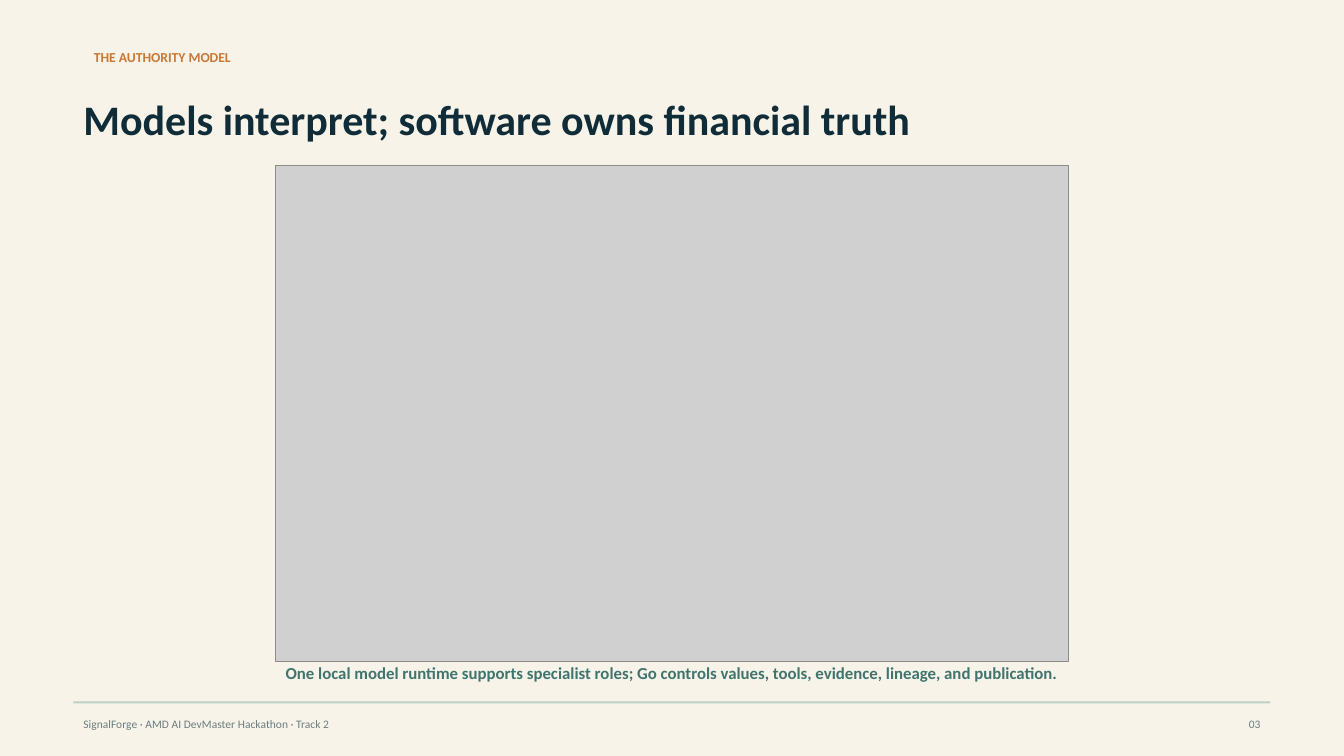
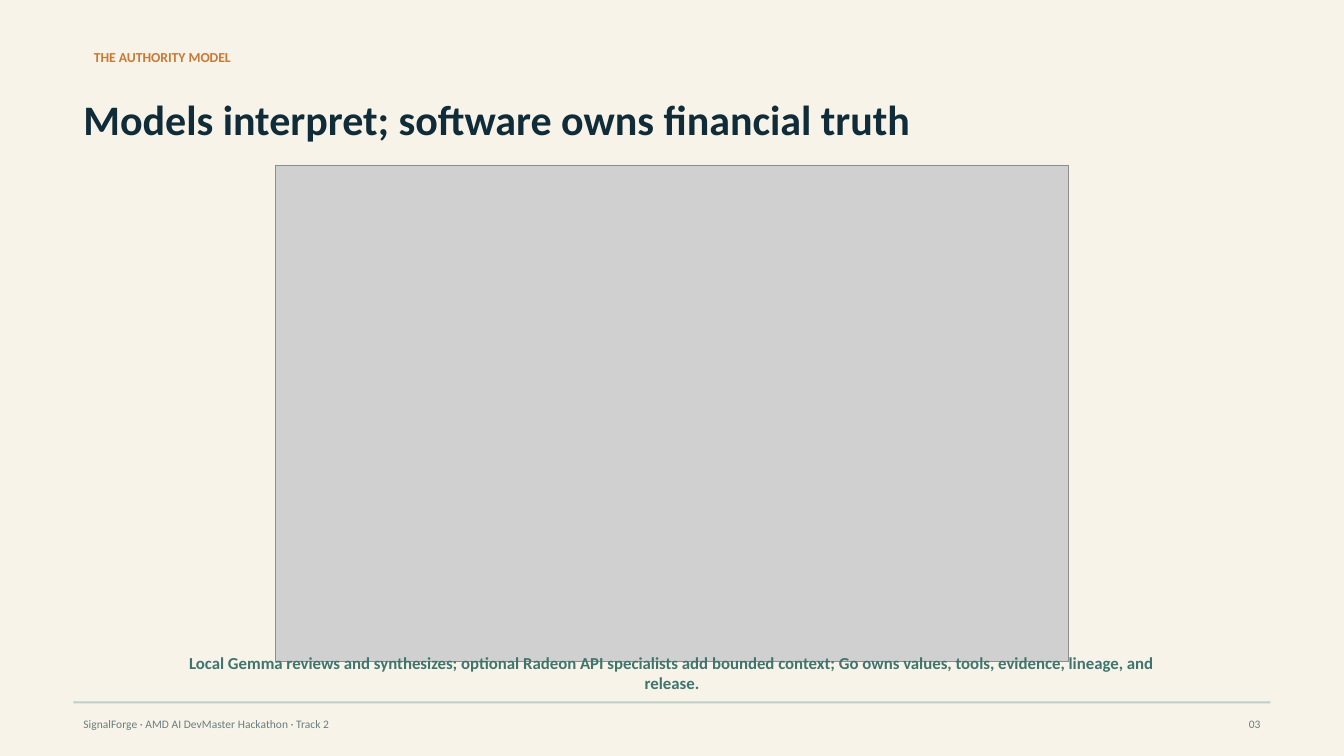
Before and after one commit to rvbernucci/signalforge, a slide deck: slide 3 of output/presentation/SignalForge-Judge-Deck.pptx. Drawn at 1344x756 pixels with LibreOffice and Linux fonts; fonts in the diff are those of the drawing; grey boxes stand for pictures. Boxes give left, top, right and bottom in pixels: in the first picture for what was removed or moved away, otherwise in the second. Text is boxed around its words. In the diff, an @@ line names an element or a change of style, - is before the commit and + after.

Commit message:
release: prepare SignalForge v1.1.1 championship candidate

```diff
--- a/output/presentation/SignalForge-Judge-Deck.pptx
+++ b/output/presentation/SignalForge-Judge-Deck.pptx
@@ text at [189, 656, 1153, 689]: text changed @@
-One local model runtime supports specialist roles; Go controls values, tools, evidence, lineage, and publication.
+Local Gemma reviews and synthesizes; optional Radeon API specialists add bounded context; Go owns values, tools, evidence, lineage, and release.
```
Also in this commit, not shown: 3 other slides changed, 32 other files.
